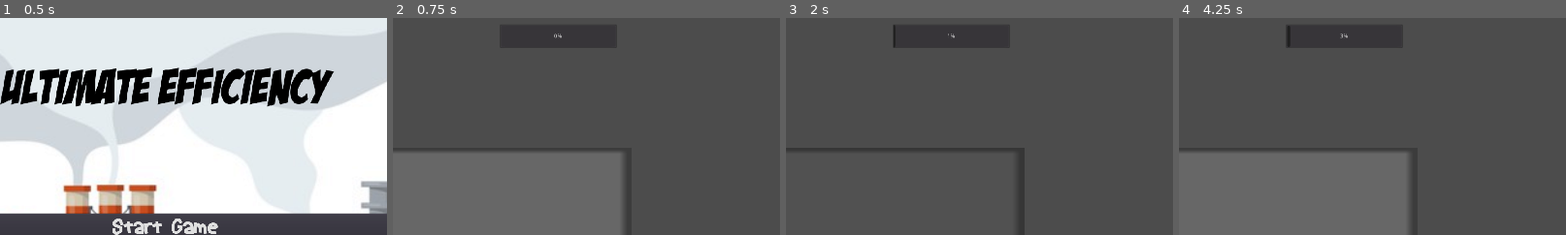
Above: before the commit, frames 1-4 (left to right).
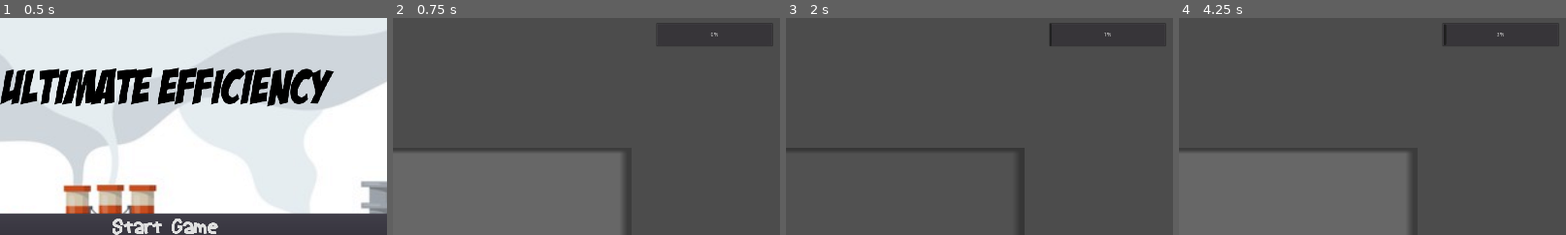
Above: after the commit, the same moments.

Repository: Game-Smashers/GGJ-2021
Game: Godot game, scene res://Scenes/MainMenu.tscn
The game is run twice, just before and just after one commit, with the same random seed, the same clock (stepped at 60 frames per second) and the same inputs. The engine's default icon, where the game draws it, is replaced by a stand-in: a white triangle on a blue panel in a dark square.
Inputs (mouse positions are % of the whole screen's width and height, from its top left):
- Up to frame 1 (0.5 s): no input
- Up to frame 2 (0.75 s): click "Start Game" at 0.5 s
- Up to frame 3 (2 s): tap Enter at 1.25 s; move the mouse to (42, 45) at 1.27 s; click (42, 45) at 1.42 s
- Up to frame 4 (4.25 s): tap Space at 2, 3.5 s; move the mouse to (3, 15) at 2.02 s; click (3, 15) at 2.17 s; tap Enter at 2.75 s; move the mouse to (11, 15) at 2.77 s; click (11, 15) at 2.92 s; move the mouse to (45, 70) at 3.52 s; click (45, 70) at 3.67 s
The pictures show only the part of the screen within x 29-79%, y 0-50%; the shares and areas given below are measured in that part.

Frame 1 is identical in both runs. In frame 2, 0.2% of the frame differs, in the area x 41-98%, y 2-13%; in frame 3, 0.3%; in frame 4, 0.3%, in the area x 27-98%, y 2-14%.

Commit message:
Rename/move assets around, move progress bar to factory

Diff:
--- a/Prefabs/Human.tscn
+++ b/Prefabs/Human.tscn
@@ -1,7 +1,8 @@
 [gd_scene load_steps=4 format=2]
 
-[ext_resource path="res://Scripts/Human.gd" type="Script" id=1]
+[ext_resource path="res://Prefabs/Human.gd" type="Script" id=1]
 [ext_resource path="res://icon.png" type="Texture" id=2]
+
 
 [sub_resource type="RectangleShape2D" id=1]
 extents = Vector2( 31.1084, 30.6534 )
--- /dev/null
+++ b/Prefabs/ProgressBar.tscn
@@ -0,0 +1,14 @@
+[gd_scene format=2]
+
+[node name="ProgressBar" type="ProgressBar"]
+anchor_left = 0.5
+anchor_top = 0.015
+anchor_right = 0.5
+anchor_bottom = 0.015
+margin_left = -144.999
+margin_right = 144.999
+margin_bottom = 59.0
+value = 50.0
+__meta__ = {
+"_edit_use_anchors_": false
+}
--- a/Scripts/Factory.gd
+++ b/Scenes/Factory.gd
@@ -2,9 +2,17 @@
 
 var held_object = null
 
+onready var progress_bar = $ProgressBar
+onready var power_station = $PowerStation
+
+var rooms = []
+
 func _ready():
 	for node in get_tree().get_nodes_in_group("grabbable"):
 		node.connect("clicked", self, "_on_grabbable_clicked")
+
+func _process(delta):
+	progress_bar.value = (power_station.current_power / power_station.target_power) * 100.0
 
 func _on_grabbable_clicked(object):
 	if !held_object:
--- a/Scenes/Factory.tscn
+++ b/Scenes/Factory.tscn
@@ -1,9 +1,10 @@
-[gd_scene load_steps=6 format=2]
+[gd_scene load_steps=7 format=2]
 
 [ext_resource path="res://Prefabs/Human.tscn" type="PackedScene" id=1]
-[ext_resource path="res://Scripts/Factory.gd" type="Script" id=2]
+[ext_resource path="res://Scenes/Factory.gd" type="Script" id=2]
 [ext_resource path="res://Sprites/floor-texture.png" type="Texture" id=3]
-[ext_resource path="res://Scenes/Power.tscn" type="PackedScene" id=4]
+[ext_resource path="res://Scenes/PowerStation.tscn" type="PackedScene" id=4]
+[ext_resource path="res://Prefabs/ProgressBar.tscn" type="PackedScene" id=5]
 
 [sub_resource type="RectangleShape2D" id=1]
 extents = Vector2( 232.181, 9.08595 )
@@ -11,7 +12,7 @@
 [node name="Root" type="Node2D"]
 script = ExtResource( 2 )
 
-[node name="Power" parent="." instance=ExtResource( 4 )]
+[node name="PowerStation" parent="." instance=ExtResource( 4 )]
 
 [node name="Ground" type="RigidBody2D" parent="."]
 position = Vector2( 230, 200 )
@@ -29,3 +30,9 @@
 
 [node name="Human2" parent="." instance=ExtResource( 1 )]
 position = Vector2( 213.494, 41.638 )
+
+[node name="ProgressBar" parent="." instance=ExtResource( 5 )]
+margin_left = 1202.42
+margin_top = 12.1486
+margin_right = 1492.42
+margin_bottom = 71.1486
--- a/Scenes/Power.tscn
+++ /dev/null
@@ -1,24 +0,0 @@
-[gd_scene load_steps=3 format=2]
-
-[ext_resource path="res://Scripts/Power.gd" type="Script" id=1]
-[ext_resource path="res://Scenes/Room.tscn" type="PackedScene" id=2]
-
-[node name="Power" type="Node"]
-script = ExtResource( 1 )
-
-[node name="ProgressBar" type="ProgressBar" parent="."]
-anchor_left = 0.5
-anchor_top = 0.015
-anchor_right = 0.5
-anchor_bottom = 0.015
-margin_left = -144.999
-margin_right = 144.999
-margin_bottom = 59.0
-value = 50.0
-__meta__ = {
-"_edit_use_anchors_": false
-}
-
-[node name="Room" parent="." instance=ExtResource( 2 )]
-position = Vector2( 816, 488 )
-z_index = -1
--- a/Scripts/Power.gd
+++ b/Scenes/PowerStation.gd
@@ -1,9 +1,4 @@
 extends Node
-
-
-# Declare member variables here. Examples:
-# var a = 2
-# var b = "text"
 
 var current_power = 0.0
 var power_start = 0.0
@@ -11,16 +6,7 @@
 var time_left = 100.0
 var start_time = 100.0
 
-var progress_bar
-var rooms = []
 
-# Called when the node enters the scene tree for the first time.
-func _ready():
-	progress_bar = get_node("ProgressBar")
-	rooms.append(get_node("Room"))
-	pass
-
-#update
 func _process(delta):
 	if time_left <= 0.0:
 		print("done")
@@ -28,11 +14,8 @@
 		time_left -= delta
 		gather_power(delta)
 		print("power: ", current_power)
-	pass
 
 func gather_power(delta):
 	#gather the power from each room boi
 	#for the moment just let it go up by a small amount over time
 	current_power += delta
-	progress_bar.value = (current_power / target_power) * 100.0
-	pass
--- /dev/null
+++ b/Scenes/PowerStation.tscn
@@ -0,0 +1,11 @@
+[gd_scene load_steps=3 format=2]
+
+[ext_resource path="res://Scenes/PowerStation.gd" type="Script" id=1]
+[ext_resource path="res://Scenes/Room.tscn" type="PackedScene" id=2]
+
+[node name="PowerStation" type="Node"]
+script = ExtResource( 1 )
+
+[node name="Room" parent="." instance=ExtResource( 2 )]
+position = Vector2( 816, 488 )
+z_index = -1
--- a/Scenes/Room.gd
+++ b/Scenes/Room.gd
@@ -13,11 +13,13 @@
 func _ready():
 	material = sprite.material
 
+
 func _process(delta):
 	var darkness = 1.0
 	if hovered:
 		darkness = 0.8
 	material.set_shader_param("darkness", darkness)
+
 
 func _unhandled_input(event: InputEvent) -> void:
 	if event is InputEventMouseButton and event.button_index == BUTTON_LEFT:
Renamed: Scripts/Human.gd -> Prefabs/Human.gd
